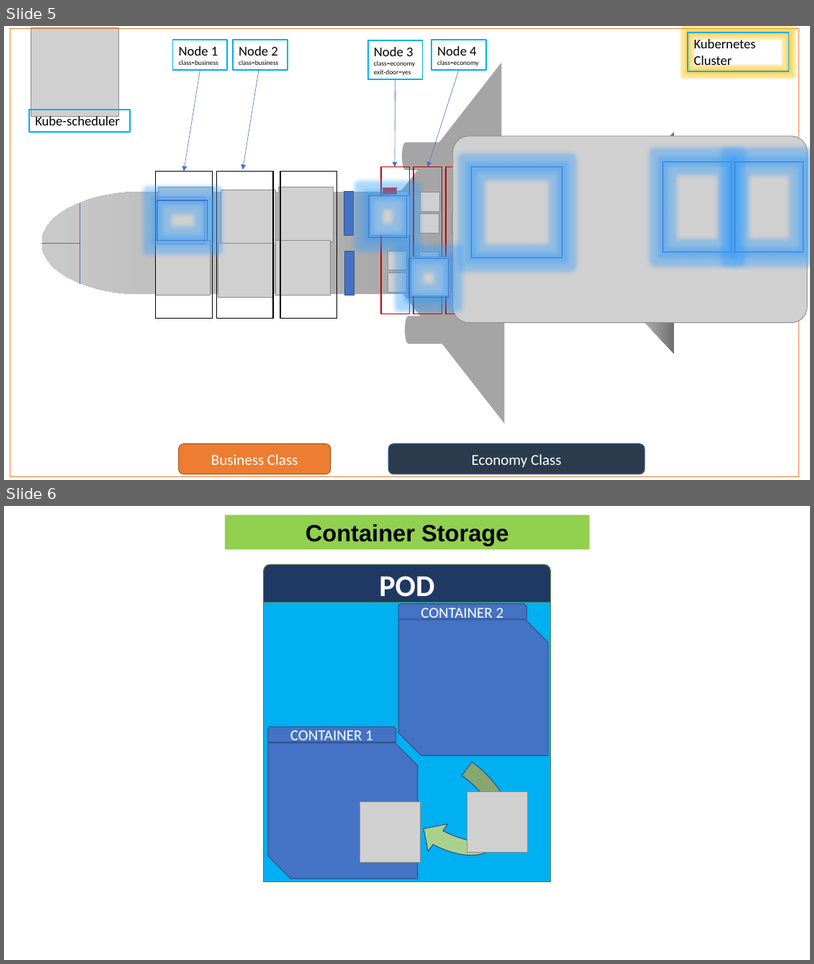
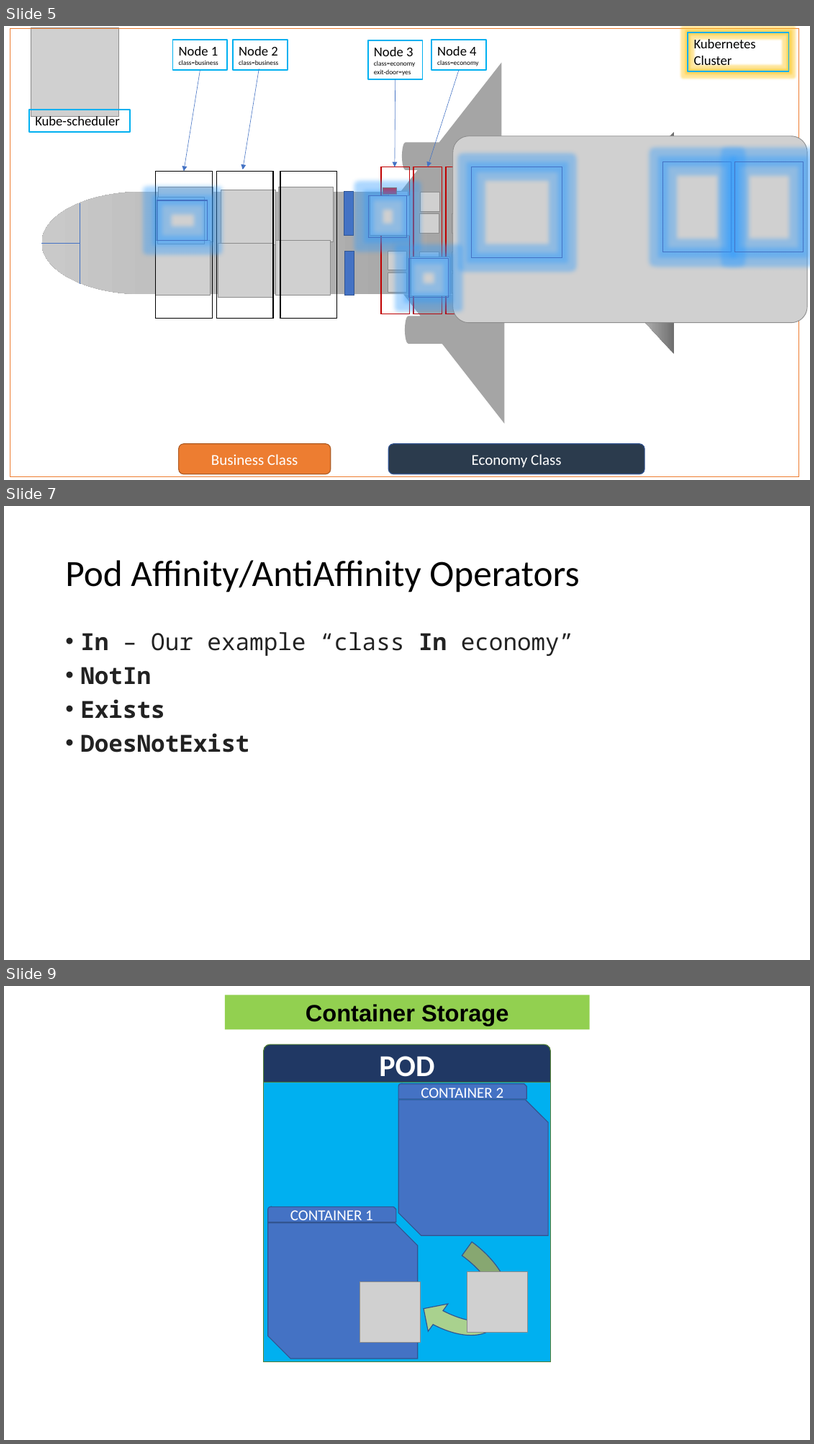
Before and after one commit to bribebybytes/quickbytes, a slide deck: freaky_fridays/e003/Affinity_final.pptx. Shown one above the other, each under a label of ours: slides 5 and 6 before the commit, slides 5, 7 and 9 after it; the slides between them are not shown. The pictures are 814x964 and 814x1444 pixels, drawn with LibreOffice and Linux fonts; fonts in the diff are those of the drawing; grey boxes stand for pictures. Boxes give left, top, right and bottom in pixels: in the first picture for what was removed or moved away, otherwise in the second. Text is boxed around its words. In the diff, an @@ line names an element or a change of style, - is before the commit and + after.

Commit message:
affinity

```diff
--- a/freaky_fridays/e003/Affinity_final.pptx
+++ b/freaky_fridays/e003/Affinity_final.pptx
@@ slide 7 added at [4,506,810,960], background #FFFFFF @@
@@ title added at [65,560,579,592], 44 pt, text #000000 @@
+Pod Affinity/AntiAffinity Operators
@@ text added at [80,632,574,752], 28 pt, text #222222, bold @@
+• In – Our example “class In economy”
+• NotIn
+• Exists
+• DoesNotExist
@@ what was slide 6 is now slide 9 @@
```
Also in this commit, not shown: 4 other slides added, 2 other files.
